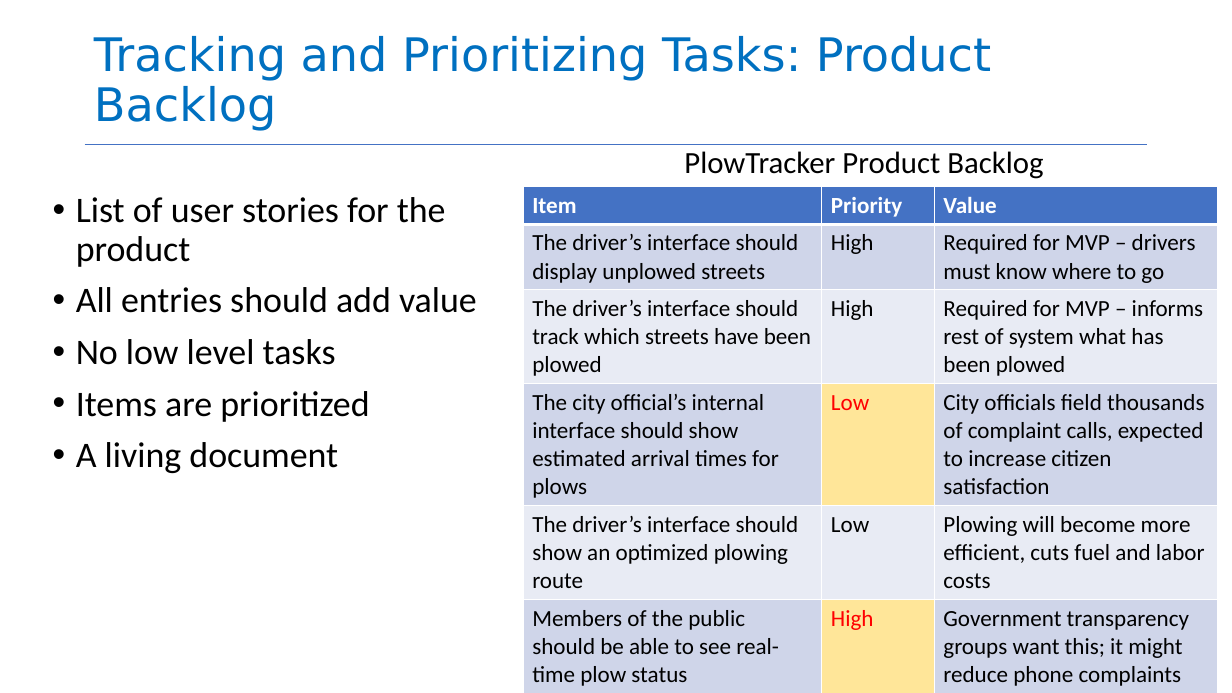
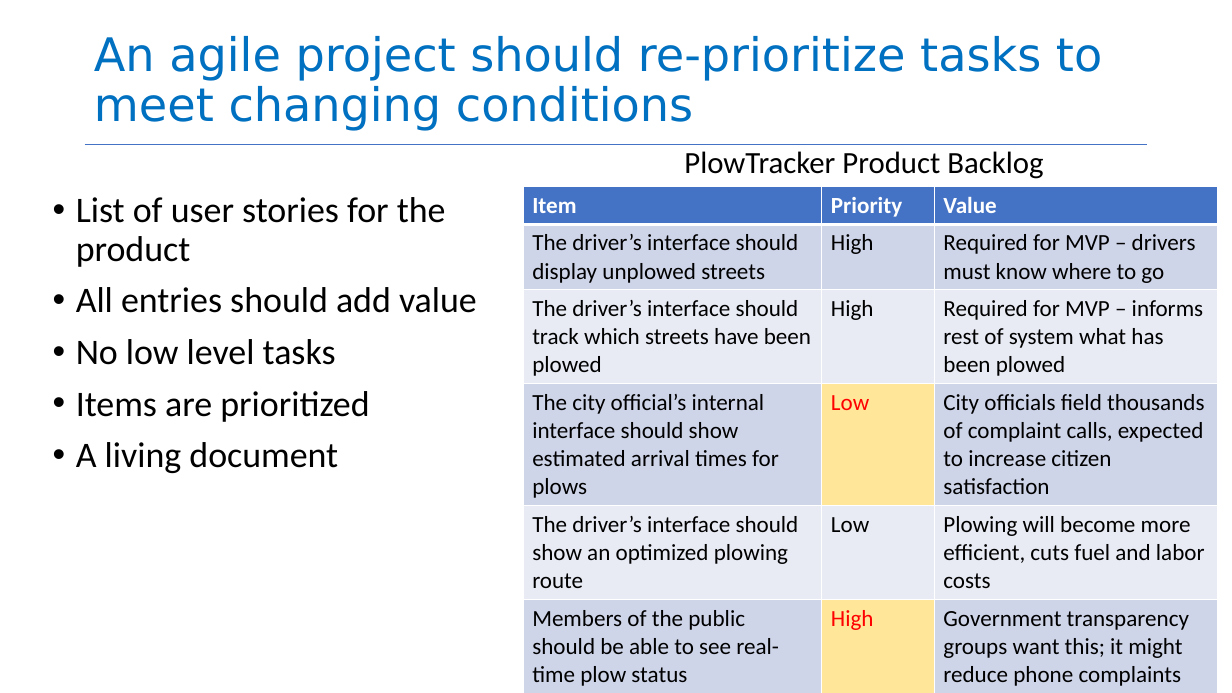
Before and after one commit to neu-se/CS4530-Fall-2024, a slide deck: slide 6 of Slides/Module 07.3 Agile Planning and Estimation.pptx. Drawn at 1232x693 pixels with LibreOffice and Linux fonts; fonts in the diff are those of the drawing. Boxes give left, top, right and bottom in pixels: in the first picture for what was removed or moved away, otherwise in the second. Text is boxed around its words. In the diff, an @@ line names an element or a change of style, - is before the commit and + after.

Commit message:
shuffled some slides, improved some titles

```diff
--- a/Slides/Module 07.3 Agile Planning and Estimation.pptx
+++ b/Slides/Module 07.3 Agile Planning and Estimation.pptx
@@ title at (94,36,1102,131): text changed @@
-Tracking and Prioritizing Tasks: Product Backlog
+An agile project should re-prioritize tasks to meet changing conditions
```
Also in this commit, not shown: 4 other slides changed, 4 other files.
